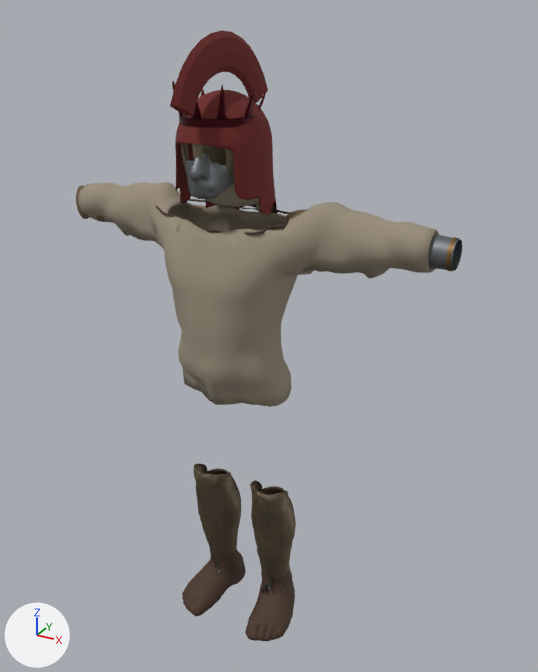
What one commit did to the glTF model src/assets/loot.glb.
One viewpoint serves both versions: a camera (50 mm lens) standing at (1.141, -1.839, 2.054) and looking at (0.091, 0.071, 1.099). The lights are fixed; the arrows at lower left show +X, +Y and +Z. The picture after the commit comes second. Vertices at exactly the same position are counted once.

Names of what the first picture shows: 'executioner.Crest.Heraldry', 'executioner.Greaves.Bronze', 'executioner.Helmet.Steel', 'goblin.Arms.Antique brass', 'goblin.Arms.Steel', 'goblin.Body.Leather', 'nightborn.Body.Gambeson', 'nightborn.Boots.Leather', 'nightborn.Helmet.Ruby', 'pitborn.Arms.BoneWorn', 'veteran.Crest.Heraldry', 'veteran.Helmet.Bronze' and 1 more.
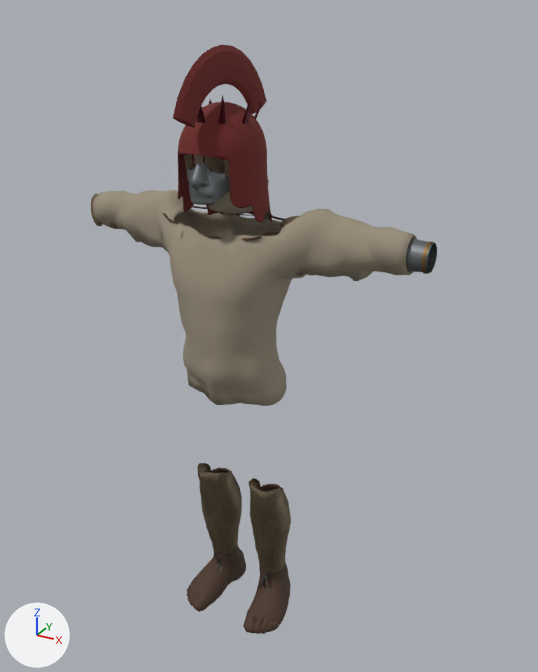
Commit message: Loot: the Executioner's mask + hood and the Nightborn's crown shelled from the HERO's skull

Changed parts and their boxes (x1, y1, x2, y2) in the pictures (538 x 672 px; the box of a moved part takes in the faces that stretch with it):
'nightborn.Body.Gambeson', moved, rescaled (10% narrower): before (78, 182, 439, 407); after (93, 190, 417, 406)
'executioner.Crest.Heraldry', reshaped, moved, rescaled (9% narrower): before (175, 90, 278, 216); after (178, 102, 272, 223)
'executioner.Greaves.Bronze', moved, rescaled (not visible afterwards): before (194, 464, 296, 579)
'veteran.Greaves.Bronze', moved, rescaled (not visible before): after (197, 463, 291, 573)
'nightborn.Boots.Leather', moved, rescaled (8% narrower): before (182, 468, 295, 641); after (187, 468, 291, 634)
'veteran.Crest.Heraldry', moved, rescaled: before (170, 30, 268, 117); after (173, 45, 267, 128)
'executioner.Helmet.Steel', moved, rescaled (12% narrower, 6% shorter): before (185, 152, 234, 199); after (187, 161, 230, 205)
'goblin.Arms.Steel', moved, rescaled (9% narrower): before (428, 234, 462, 271); after (406, 238, 437, 273)
'nightborn.Helmet.Ruby', reshaped, moved, rescaled: before (172, 81, 265, 127); after (197, 94, 261, 125)
'veteran.Helmet.Bronze', moved, rescaled: before (181, 143, 234, 180); after (184, 154, 269, 183)
'goblin.Body.Leather', moved, rescaled (10% narrower): before (155, 199, 290, 235); after (163, 206, 284, 241)
'pitborn.Arms.BoneWorn', moved, rescaled (mostly hidden): before (76, 185, 334, 237); after (91, 193, 322, 242)
'goblin.Arms.Antique brass', moved, rescaled (11% narrower): before (405, 237, 459, 271); after (386, 241, 434, 274)
part 2 of me_mesh_13, moved or reshaped (not visible afterwards): before (179, 115, 256, 127)
part 3 of me_mesh_13, moved or reshaped: before (192, 101, 201, 120); after (197, 106, 205, 123)

The change, as a list of edits to the scene's bpy script:
```text
Change me_mesh_5:
    remove me_mesh_5.from_pydata(...)  # 1362 vertices, 2622 faces; spans x -0.143..0.143, y -0.171..0.146, z 1.467..1.85
    add me_mesh_5.from_pydata(...)  # 1362 vertices, 2622 faces; spans x -0.141..0.141, y -0.182..0.137, z 1.467..1.85
    me_mesh_5 part 1: 1362 of 1362 vertices moved; they spanned x -0.143..0.143, y -0.171..0.146, z 1.467..1.85 and now span x -0.141..0.141, y -0.182..0.137, z 1.467..1.85; mean shift (0.0, -0.01, 0.0)
Change me_mesh_13:
    remove me_mesh_13.from_pydata(...)  # 346 vertices, 664 faces; spans x -0.123..0.123, y -0.178..0.066, z 1.769..1.892
    add me_mesh_13.from_pydata(...)  # 346 vertices, 664 faces; spans x -0.112..0.112, y -0.157..0.074, z 1.772..1.895
    me_mesh_13 part 2: the loose piece of 192 vertices spanning x -0.108..0.108, y -0.16..0.066, z 1.769..1.791 is scaled about its middle by (0.89, 0.943, 1), then moved by (0.0, 0.014, 0.002)
    me_mesh_13 part 3: the loose piece of 22 vertices spanning x -0.014..0.014, y -0.178..-0.155, z 1.787..1.892 is moved by (0.0, 0.021, 0.002)
    other edits to the shape of me_mesh_13 do not show in these pictures
Change ob_executioner_helmet_steel:
    ob_executioner_helmet_steel.location: (0.0, 0.0, 0.0) -> (0.0, 0.0, 0.025)
    ob_executioner_helmet_steel.scale: (1.0, 1.0, 1.0) -> (0.9, 0.97, 0.97)
Change ob_goblin_arms_steel:
    ob_goblin_arms_steel.location: (0.0, 0.0, 0.0) -> (0.0, 0.0, 0.025)
    ob_goblin_arms_steel.scale: (1.0, 1.0, 1.0) -> (0.9, 0.97, 0.97)
Change ob_goblin_arms_antique_brass:
    ob_goblin_arms_antique_brass.location: (0.0, 0.0, 0.0) -> (0.0, 0.0, 0.025)
    ob_goblin_arms_antique_brass.scale: (1.0, 1.0, 1.0) -> (0.9, 0.97, 0.97)
Change ob_goblin_body_leather:
    ob_goblin_body_leather.location: (0.0, 0.0, 0.0) -> (0.0, 0.0, 0.025)
    ob_goblin_body_leather.scale: (1.0, 1.0, 1.0) -> (0.9, 0.97, 0.97)
Change ob_nightborn_boots_leather:
    ob_nightborn_boots_leather.location: (0.0, 0.0, 0.0) -> (0.0, 0.0, 0.025)
    ob_nightborn_boots_leather.scale: (1.0, 1.0, 1.0) -> (0.9, 0.97, 0.97)
Change ob_executioner_crest_heraldry:
    ob_executioner_crest_heraldry.location: (0.0, 0.0, 0.0) -> (0.0, 0.0, 0.025)
    ob_executioner_crest_heraldry.scale: (1.0, 1.0, 1.0) -> (0.9, 0.97, 0.97)
Change ob_veteran_crest_heraldry:
    ob_veteran_crest_heraldry.location: (0.0, 0.0, 0.0) -> (0.0, 0.0, 0.025)
    ob_veteran_crest_heraldry.scale: (1.0, 1.0, 1.0) -> (0.9, 0.97, 0.97)
Change ob_nightborn_body_gambeson:
    ob_nightborn_body_gambeson.location: (0.0, 0.0, 0.0) -> (0.0, 0.0, 0.025)
    ob_nightborn_body_gambeson.scale: (1.0, 1.0, 1.0) -> (0.9, 0.97, 0.97)
Change ob_executioner_greaves_bronze:
    ob_executioner_greaves_bronze.location: (0.0, 0.0, 0.0) -> (0.0, 0.0, 0.025)
    ob_executioner_greaves_bronze.scale: (1.0, 1.0, 1.0) -> (0.9, 0.97, 0.97)
Change ob_veteran_greaves_bronze:
    ob_veteran_greaves_bronze.location: (0.0, 0.0, 0.0) -> (0.0, 0.0, 0.025)
    ob_veteran_greaves_bronze.scale: (1.0, 1.0, 1.0) -> (0.9, 0.97, 0.97)
Change ob_veteran_helmet_bronze:
    ob_veteran_helmet_bronze.location: (0.0, 0.0, 0.0) -> (0.0, 0.0, 0.025)
    ob_veteran_helmet_bronze.scale: (1.0, 1.0, 1.0) -> (0.9, 0.97, 0.97)
Change ob_pitborn_arms_boneworn:
    ob_pitborn_arms_boneworn.location: (0.0, 0.0, 0.0) -> (0.0, 0.0, 0.025)
    ob_pitborn_arms_boneworn.scale: (1.0, 1.0, 1.0) -> (0.9, 0.97, 0.97)
Change ob_nightborn_helmet_ruby:
    ob_nightborn_helmet_ruby.location: (0.0, 0.0, 0.0) -> (0.0, 0.0, 0.025)
    ob_nightborn_helmet_ruby.scale: (1.0, 1.0, 1.0) -> (0.9, 0.97, 0.97)
```
